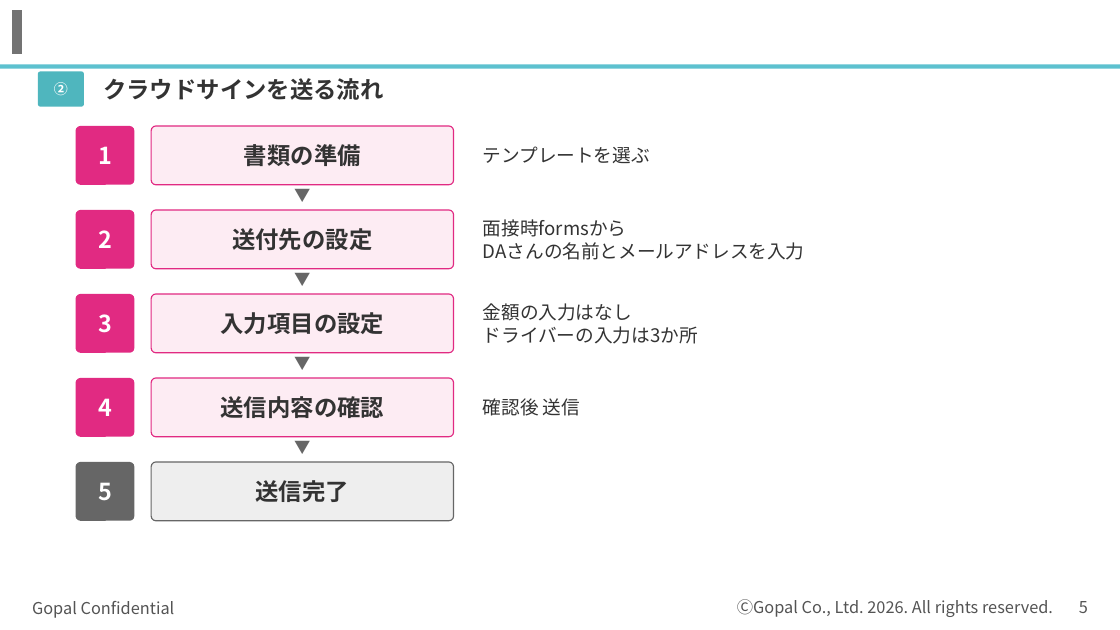
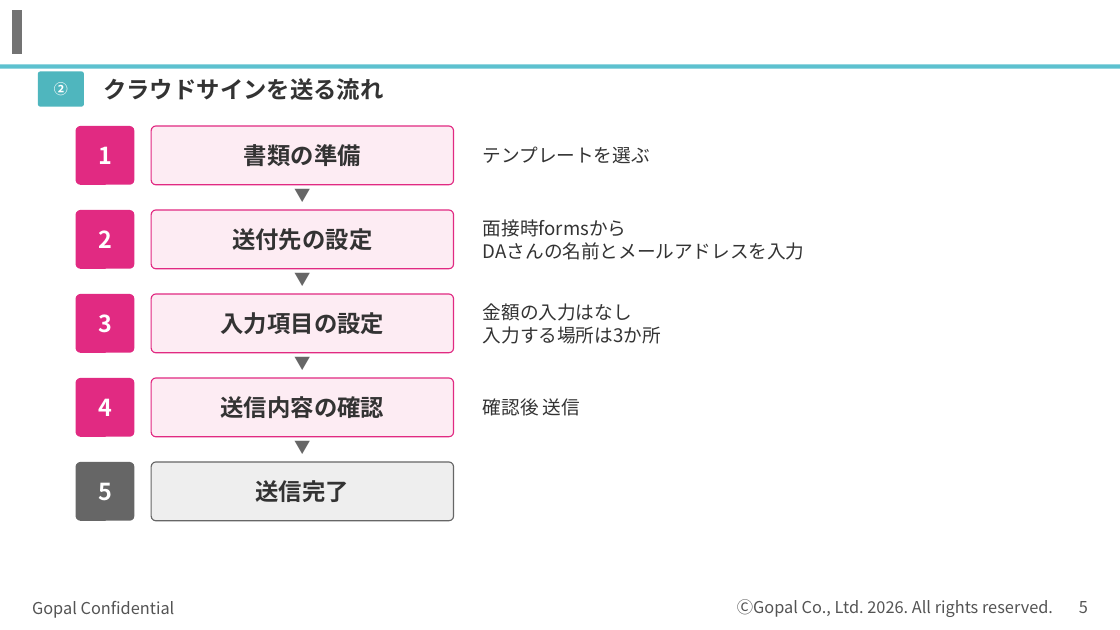
Before and after one commit to kagayugopal-eng/tamu, a slide deck: slide 5 of out/登録の流れ_書類準備まで.pptx. Drawn at 1120x630 pixels with LibreOffice and Linux fonts; fonts in the diff are those of the drawing; background and template pictures are left out. Boxes give left, top, right and bottom in pixels: in the first picture for what was removed or moved away, otherwise in the second. Text is boxed around its words. In the diff, an @@ line names an element or a change of style, - is before the commit and + after.

```diff
--- a/out/登録の流れ_書類準備まで.pptx
+++ b/out/登録の流れ_書類準備まで.pptx
@@ text at [483, 326, 661, 344]: text changed @@
-ドライバーの入力は3か所
+入力する場所は3か所
```
Also in this commit, not shown: 4 other slides changed.
